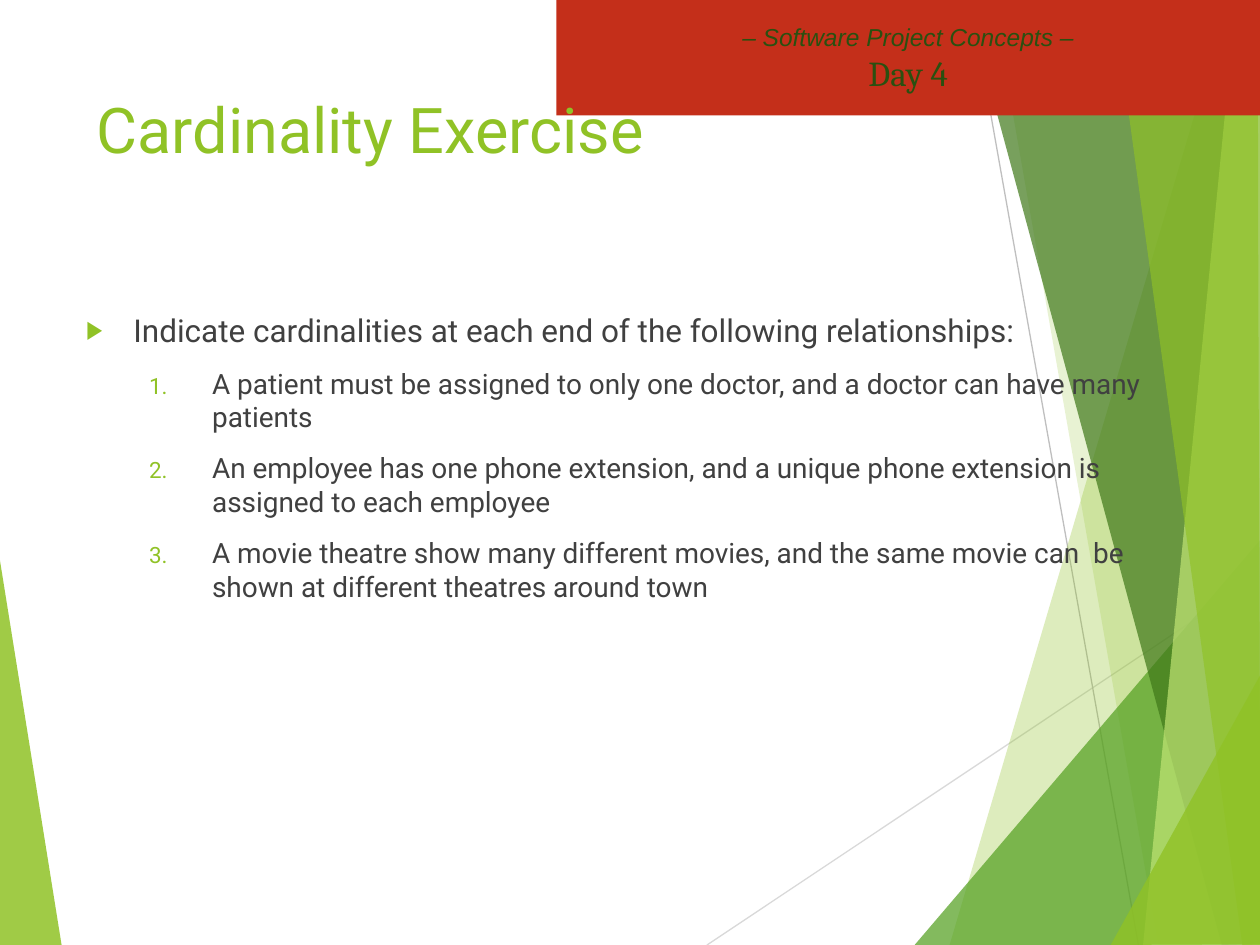
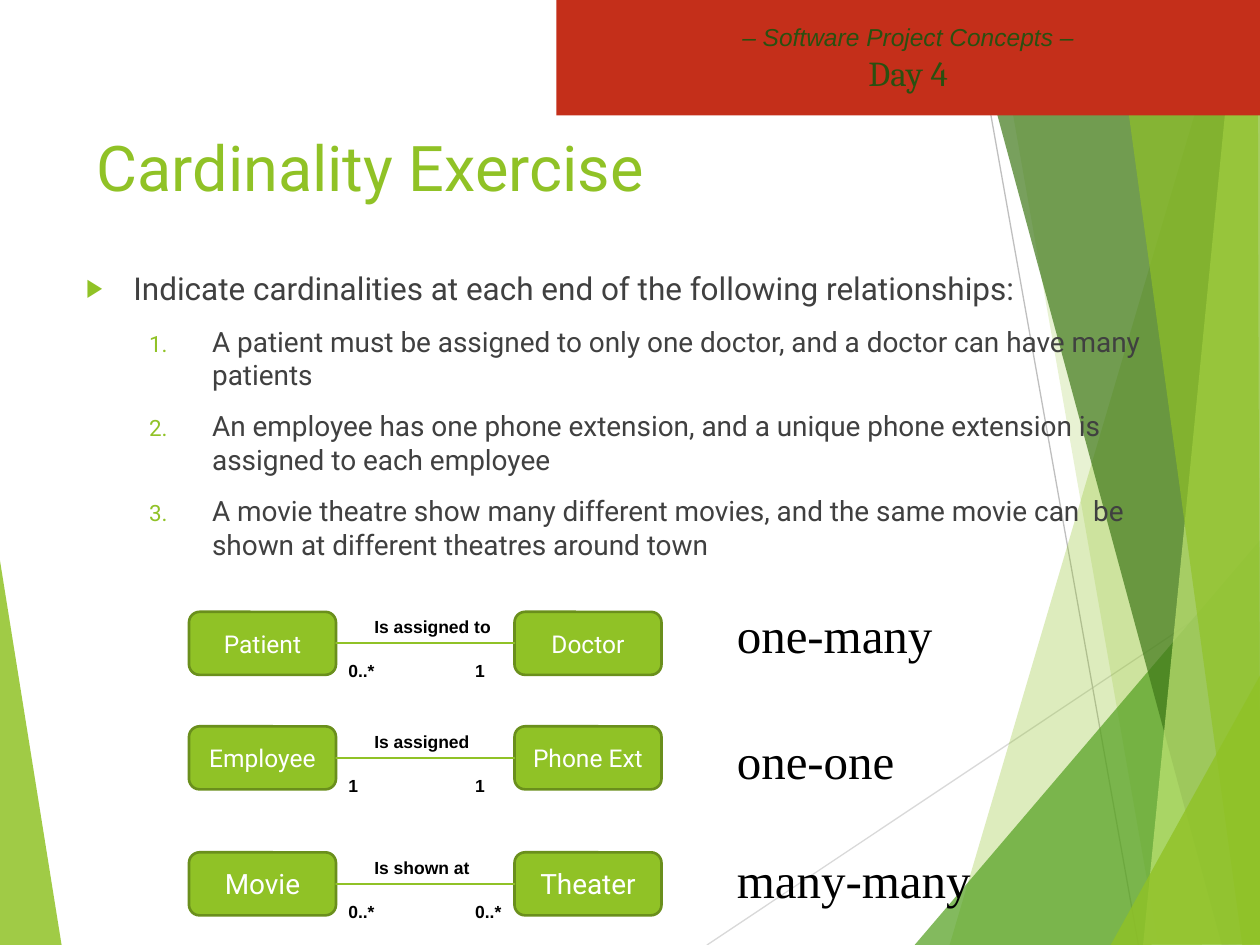
Before and after one commit to hdmdhr/CPRG-210-OSD-Assignment, a slide deck: slide 42 of Project Concepts/PROJ216 Slides Day4 revised.pptx. Drawn at 1260x945 pixels with LibreOffice and Linux fonts; fonts in the diff are those of the drawing; background and template pictures are left out. Boxes give left, top, right and bottom in pixels: in the first picture for what was removed or moved away, otherwise in the second. Text is boxed around its words. In the diff, an @@ line names an element or a change of style, - is before the commit and + after.

```diff
--- a/Project Concepts/PROJ216 Slides Day4 revised.pptx
+++ b/Project Concepts/PROJ216 Slides Day4 revised.pptx
@@ title "Cardinality Exercise" rewrapped from [97, 95, 644, 167] to [97, 143, 644, 205] @@
@@ text "Indicate cardinalities at each end ...": place and size @@
-text "Indicate cardinalities at each end ..." at [133, 318, 1140, 598]
+text "Indicate cardinalities at each end ..." at [133, 276, 1140, 556]
@@ group added at [189, 612, 662, 677]: 3 texts, 2 rounded rectangles, 1 line @@
+Patient
+Doctor
+0..*
+1
+Is assigned to
@@ text added at [737, 630, 933, 663], 28 pt, text #000000 @@
+one-many
@@ group added at [189, 726, 662, 792]: 3 texts, 2 rounded rectangles, 1 line @@
+Employee
+Phone Ext
+1
+1
+Is assigned
@@ text added at [737, 756, 895, 780], 28 pt, text #000000 @@
+one-one
@@ group added at [189, 852, 662, 918]: 3 texts, 2 rounded rectangles, 1 line @@
+Movie
+Theater
+0..*
+0..*
+Is shown at
@@ text added at [737, 874, 971, 908], 28 pt, text #000000 @@
+many-many
```
Also in this commit, not shown: 2 other slides changed, 11 other files.
